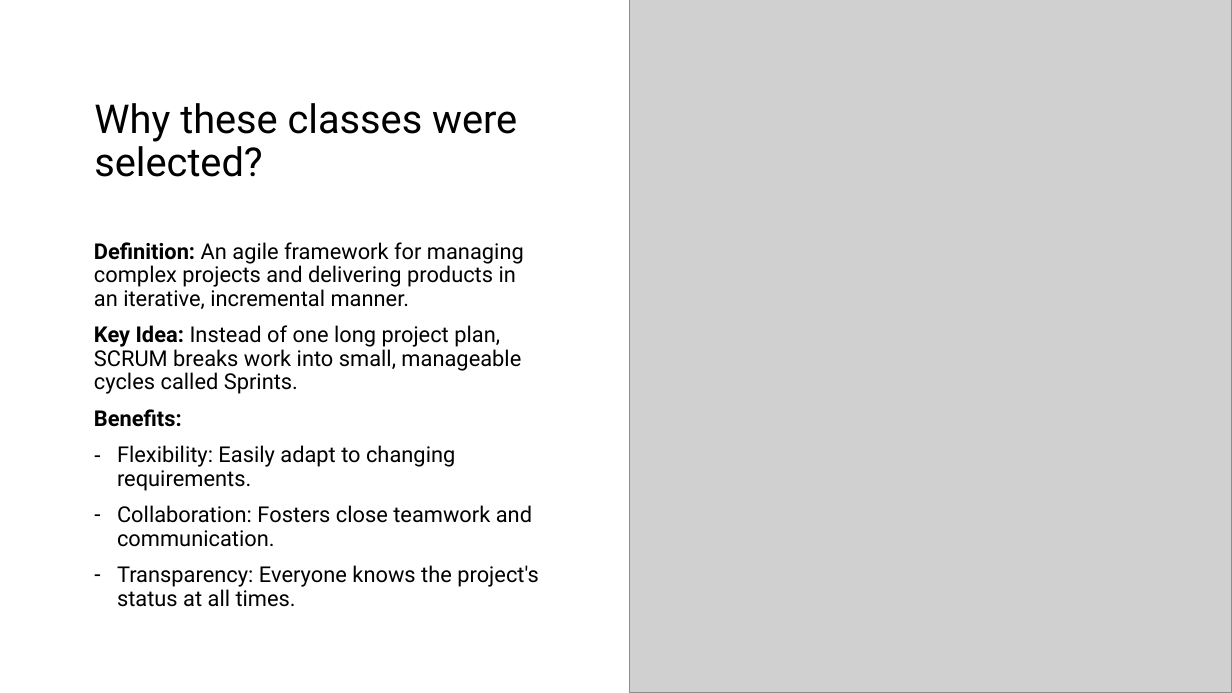
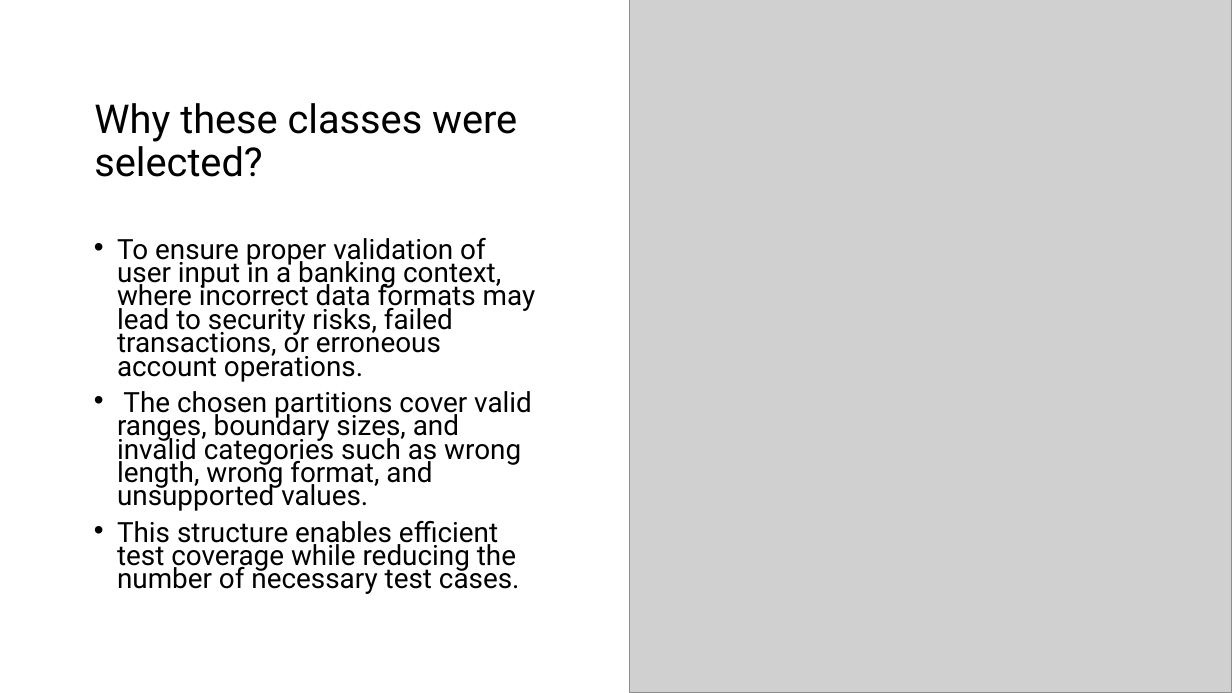
Before and after one commit to rtkaleb/Testing-Procedures-for-Operational-Issues, a slide deck: slide 5 of Sprint 1/Word/SCRUM, JSON, and CSV.pptx (slide 4 before the commit). Drawn at 1232x693 pixels with LibreOffice and Linux fonts; fonts in the diff are those of the drawing; grey boxes stand for pictures. Boxes give left, top, right and bottom in pixels: in the first picture for what was removed or moved away, otherwise in the second. Text is boxed around its words. In the diff, an @@ line names an element or a change of style, - is before the commit and + after.

Commit message:
Adding files for Sprint 2 & new README section

```diff
--- a/Sprint 1/Word/SCRUM, JSON, and CSV.pptx
+++ b/Sprint 1/Word/SCRUM, JSON, and CSV.pptx
@@ text at (x1=117, y1=238, x2=536, y2=594): text changed; size 17 to 21.7 pt @@
-Definition: An agile framework for managing complex projects and delivering products in an iterative, incremental manner.
-Key Idea: Instead of one long project plan, SCRUM breaks work into small, manageable cycles called Sprints.
-Benefits:
-– Flexibility: Easily adapt to changing requirements.
-– Collaboration: Fosters close teamwork and communication.
-– Transparency: Everyone knows the project's status at all times.
+• To ensure proper validation of user input in a banking context, where incorrect data formats may lead to security risks, failed transactions, or erroneous account operations.
+• The chosen partitions cover valid ranges, boundary sizes, and invalid categories such as wrong length, wrong format, and unsupported values.
+• This structure enables efficient test coverage while reducing the number of necessary test cases.
```
Also in this commit, not shown: 4 other slides changed, 1 slide added, 7 slides removed, 9 other files.
